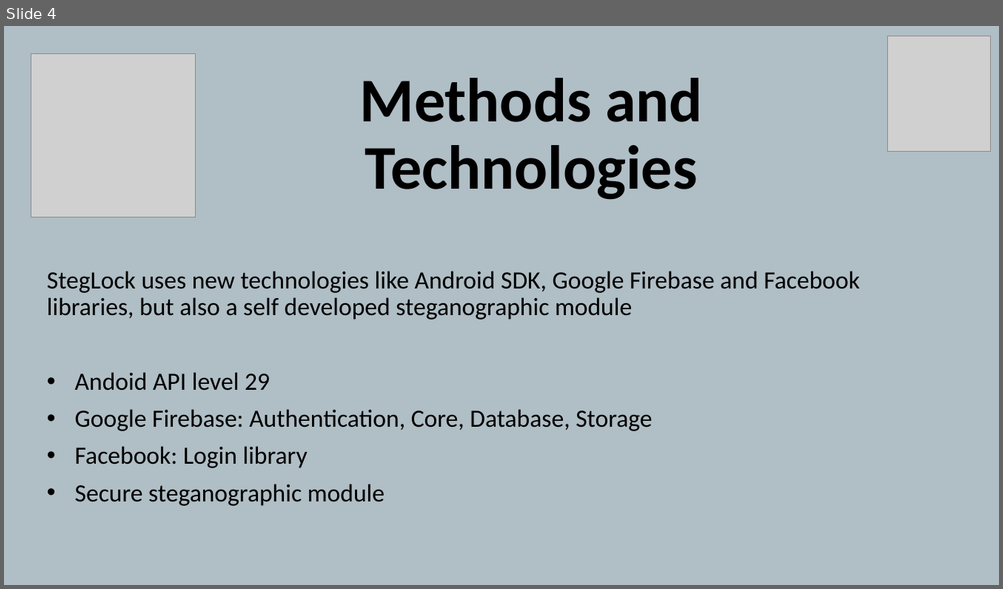
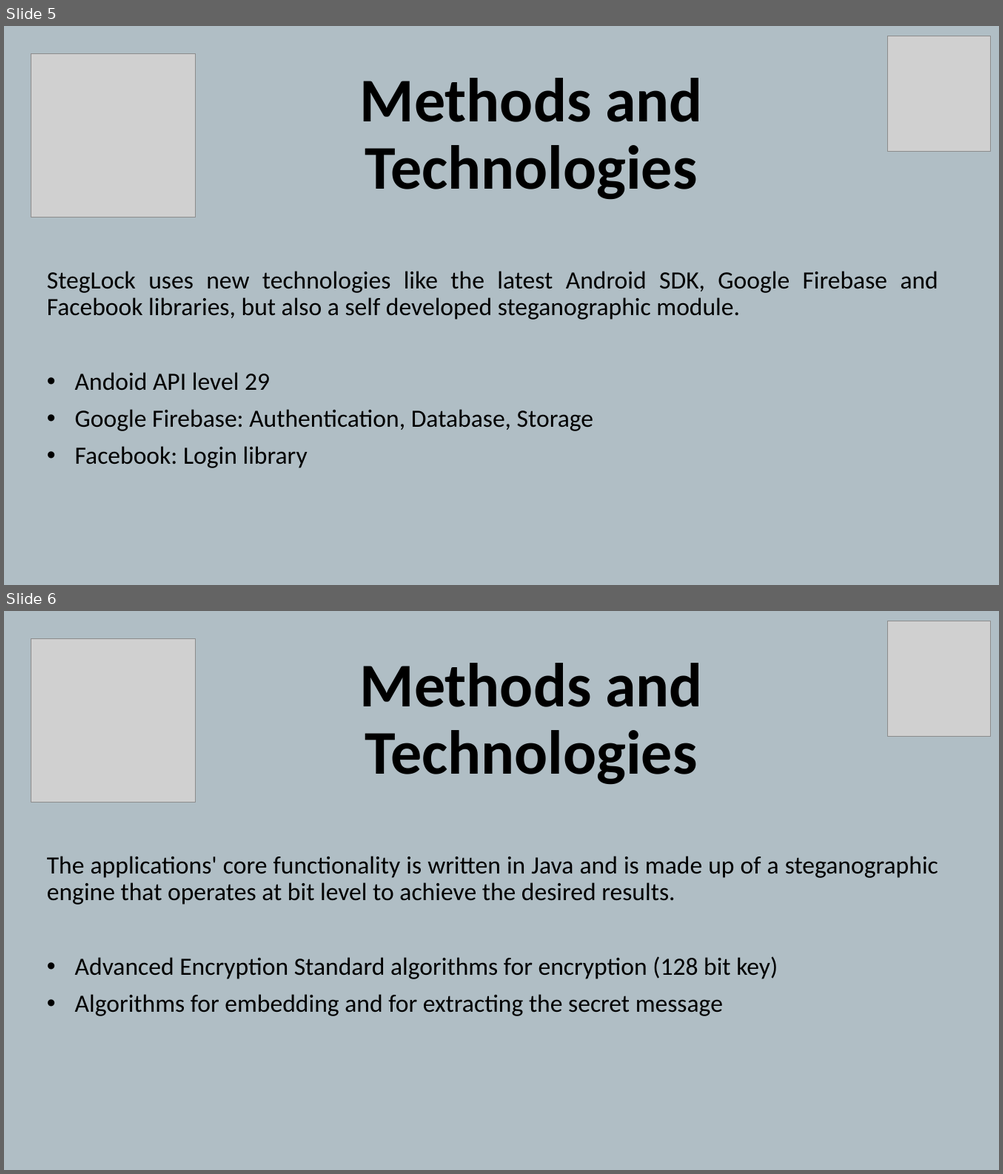
Before and after one commit to rraduionescu/DissertationPaper, a slide deck: 1_DissertationPaper/8_DISSERTATION_THESIS_Ionescu_Radu_Stefan_PRESENTATION.pptx. Shown one above the other, each under a label of ours: slide 4 before the commit, slides 5 and 6 after it. The pictures are 1003x589 and 1003x1174 pixels, drawn with LibreOffice and Linux fonts; fonts in the diff are those of the drawing; grey boxes stand for pictures. Boxes give left, top, right and bottom in pixels: in the first picture for what was removed or moved away, otherwise in the second. Text is boxed around its words. In the diff, an @@ line names an element or a change of style, - is before the commit and + after.

Commit message:
StegLock - DONE

```diff
--- a/1_DissertationPaper/8_DISSERTATION_THESIS_Ionescu_Radu_Stefan_PRESENTATION.pptx
+++ b/1_DissertationPaper/8_DISSERTATION_THESIS_Ionescu_Radu_Stefan_PRESENTATION.pptx
@@ slide 6 added at [4, 611, 999, 1170], background #B0BEC5 @@
@@ picture added at [888, 621, 990, 736] @@
@@ picture added at [31, 638, 195, 803] @@
@@ title added at [360, 663, 703, 785], 60 pt, text #000000, bold @@
+Methods and Technologies
@@ subtitle added at [47, 856, 938, 1017], 24 pt, text #000000 @@
+The applications' core functionality is written in Java and is made up of a steganographic engine that operates at bit level to achieve the desired results.
+• Advanced Encryption Standard algorithms for encryption (128 bit key)
+• Algorithms for embedding and for extracting the secret message
@@ what was slide 4 is now slide 5 @@
@@ slide 5 changed as well @@
@@ subtitle at [47, 271, 938, 320]: text changed @@
-StegLock uses new technologies like Android SDK, Google Firebase and Facebook libraries, but also a self developed steganographic module
+StegLock uses new technologies like the latest Android SDK, Google Firebase and Facebook libraries, but also a self developed steganographic module.
@@ subtitle at [75, 409, 593, 432]: text changed @@
-• Google Firebase: Authentication, Core, Database, Storage
+• Google Firebase: Authentication, Database, Storage
@@ subtitle at [75, 484, 384, 506]: paragraph removed @@
-• Secure steganographic module
```
Also in this commit, not shown: 6 other slides changed, 4 other slides added, 4 other files.
